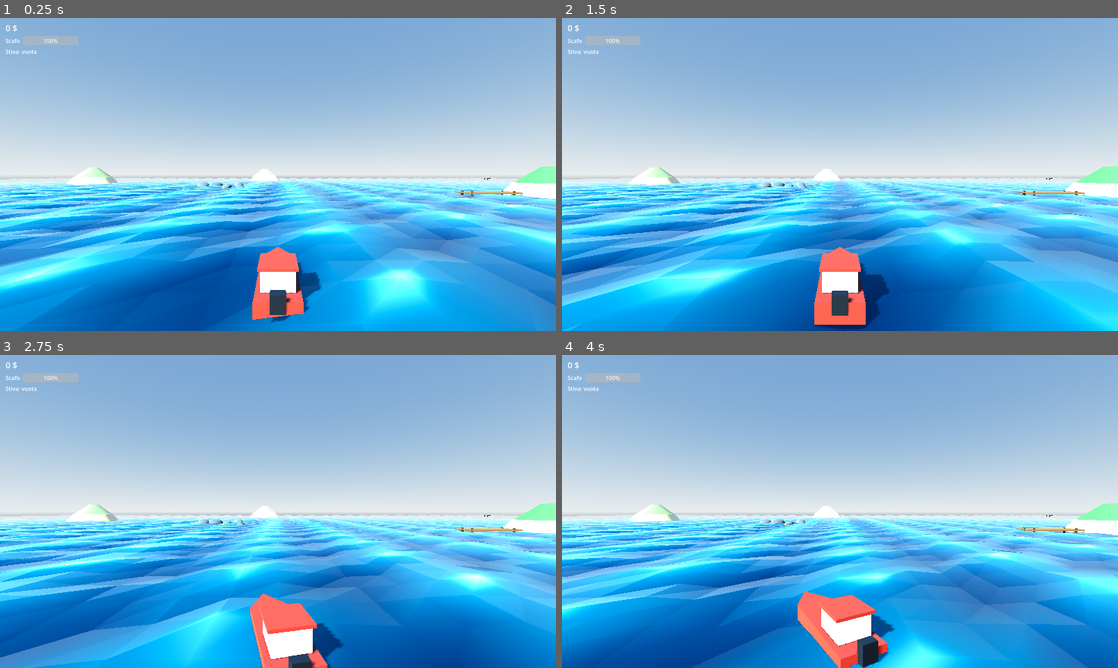
Above: before the commit, frames 1-4 (two rows, left to right).
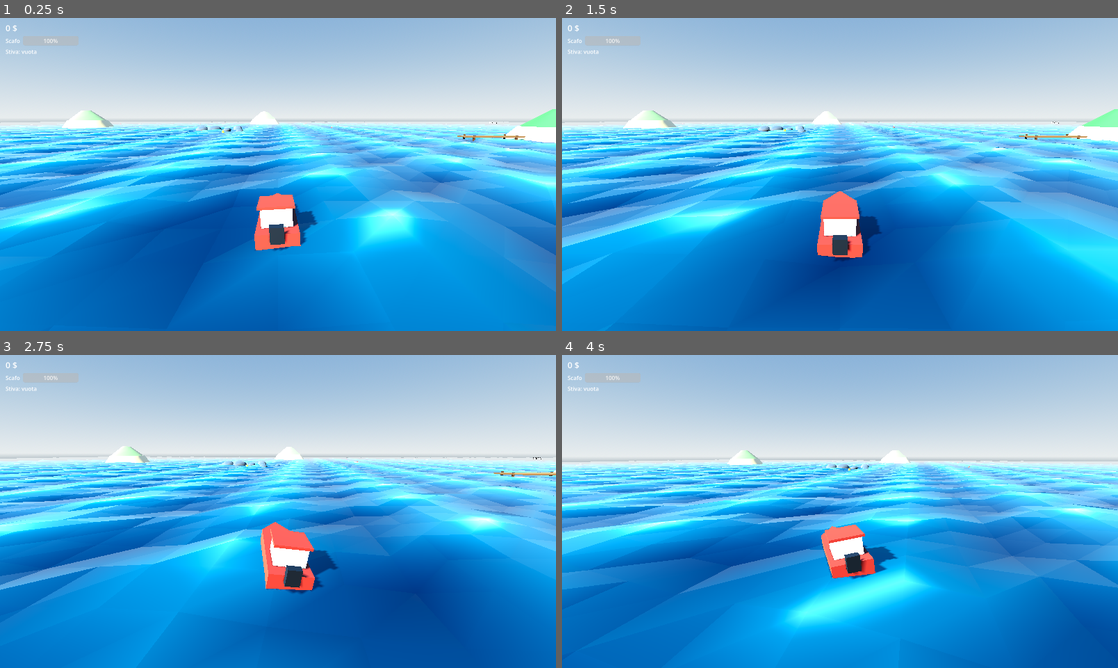
Above: after the commit, the same moments.

Repository: stefano-cookie/boatox
Game: Godot game, scene res://scenes/main/main.tscn
Same seed, same stepped clock (60 frames per second), same inputs: the game is played once before the commit and once after it.
Inputs:
- Up to frame 1 (0.25 s): no input
- Up to frame 2 (1.5 s): hold D (turn_right) 0.53-1.28 s; hold E (interact) 0.53-1.28 s; hold S (move_back) from 1.28 s (still down); tap E (interact) at 1.35 s
- Up to frame 3 (2.75 s): release S (move_back) at 2.03 s; hold D (turn_right) from 2.03 s (still down); hold E (interact) from 2.03 s (still down)
- Up to frame 4 (4 s): release D (turn_right) at 2.78 s; release E (interact) at 2.78 s; hold W (move_forward) 2.78-3.53 s; tap E (interact) at 2.85 s; hold A (turn_left) from 3.53 s (still down); hold E (interact) from 3.53 s (still down)

The runs differ from the first frame. In frame 1, 86% of the frame differs, in the area x 0-100%, y 0-100%; in frame 2, 89%; in frame 3, 89%; in frame 4, 89%.

Commit message:
fix: resolve node exports in main scene

Diff:
--- a/scenes/main/main.tscn
+++ b/scenes/main/main.tscn
@@ -40,19 +40,19 @@
 shadow_enabled = true
 directional_shadow_max_distance = 150.0
 
-[node name="Sea" parent="." instance=ExtResource("1")]
+[node name="Sea" parent="." node_paths=PackedStringArray("follow_target") instance=ExtResource("1")]
 follow_target = NodePath("../Boat")
 
-[node name="Boat" parent="." instance=ExtResource("2")]
+[node name="Boat" parent="." node_paths=PackedStringArray("sea") instance=ExtResource("2")]
 sea = NodePath("../Sea")
 
-[node name="World" parent="." instance=ExtResource("4")]
+[node name="World" parent="." node_paths=PackedStringArray("boat", "sea") instance=ExtResource("4")]
 boat = NodePath("../Boat")
 sea = NodePath("../Sea")
 
 [node name="HUD" parent="." instance=ExtResource("5")]
 
-[node name="ChaseCamera" type="Camera3D" parent="."]
+[node name="ChaseCamera" type="Camera3D" parent="." node_paths=PackedStringArray("target")]
 transform = Transform3D(1, 0, 0, 0, 1, 0, 0, 0, 1, 0, 4.5, 9)
 current = true
 fov = 70.0
--- /dev/null
+++ b/tests/m1_smoke.gd
@@ -0,0 +1,80 @@
+extends Node
+
+## Smoke test di M1: istanzia main.tscn, guida la barca con input
+## simulato e stampa un verdetto per camera, boe, danni e traino.
+## Uso: Godot --path . --headless res://tests/m1_smoke.tscn
+
+var _main: Node
+var _boat: Boat
+var _camera: Camera3D
+var _towed: bool = false
+
+
+func _ready() -> void:
+	_main = (load("res://scenes/main/main.tscn") as PackedScene).instantiate()
+	add_child(_main)
+	_boat = _main.get_node("Boat")
+	_camera = _main.get_node("ChaseCamera")
+	GameState.hull_depleted.connect(func() -> void: _towed = true)
+	_run()
+
+
+func _run() -> void:
+	await _wait(0.5)
+
+	# --- Camera: deve seguire la barca mentre guida e vira ---
+	var cam_start: Vector3 = _camera.global_position
+	_boat.rotation.y = PI
+	Input.action_press("move_forward")
+	await _wait(5.0)
+	var moved := cam_start.distance_to(_camera.global_position)
+	var dist := _camera.global_position.distance_to(_boat.global_position)
+	print("CAMERA: spostamento=%.1f m, distanza dalla barca=%.1f m (attesa ~10)" % [moved, dist])
+	Input.action_press("turn_left")
+	await _wait(3.0)
+	Input.action_release("turn_left")
+	dist = _camera.global_position.distance_to(_boat.global_position)
+	print("CAMERA dopo virata: distanza=%.1f m, barca=%s, camera=%s" % [dist, _boat.global_position, _camera.global_position])
+	Input.action_release("move_forward")
+
+	# --- Boa: teleport sopra una boa, la raccolta deve scattare ---
+	_boat.reset_motion()
+	var buoy := _find_buoy()
+	if buoy == null:
+		print("BOE: nessuna boa spawnata!")
+	else:
+		_boat.global_position = buoy.global_position
+		await _wait(0.5)
+		print("BOE: in stiva=%d (attese >0)" % GameState.cargo_count())
+
+	# --- Danni: speronate ripetute contro un'isola fino al traino ---
+	_boat.reset_motion()
+	_boat.global_position = Vector3(90, 0.0, 80)
+	_boat.rotation.y = -PI / 2  # prua verso Island3 (120, 80)
+	var rams := 0
+	while not _towed and rams < 12:
+		Input.action_press("move_forward")
+		await _wait(3.5)
+		Input.action_release("move_forward")
+		Input.action_press("move_back")
+		await _wait(1.8)
+		Input.action_release("move_back")
+		_boat.rotation.y = -PI / 2
+		rams += 1
+		print("DANNI: speronata %d -> scafo %.1f" % [rams, GameState.hull])
+	if _towed:
+		print("TRAINO: ok, scafo=%.1f, denaro=%d, posizione=%s (atteso vicino a (46,-44))" % [GameState.hull, GameState.money, _boat.global_position])
+	else:
+		print("TRAINO: MAI SCATTATO dopo %d speronate, scafo=%.1f" % [rams, GameState.hull])
+	get_tree().quit()
+
+
+func _find_buoy() -> Buoy:
+	for child in _main.get_node("World").get_children():
+		if child is Buoy:
+			return child
+	return null
+
+
+func _wait(seconds: float) -> void:
+	await get_tree().create_timer(seconds).timeout
--- /dev/null
+++ b/tests/m1_smoke.tscn
@@ -0,0 +1,6 @@
+[gd_scene load_steps=2 format=3]
+
+[ext_resource type="Script" path="res://tests/m1_smoke.gd" id="1"]
+
+[node name="M1Smoke" type="Node"]
+script = ExtResource("1")
